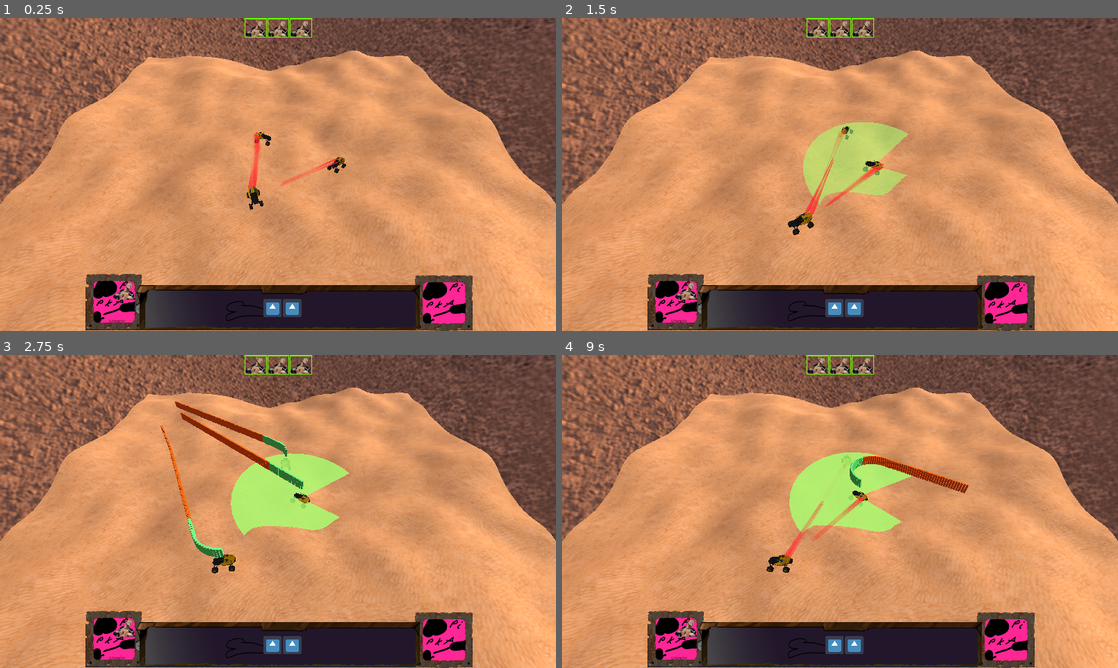
Above: before the commit, frames 1-4 (two rows, left to right).
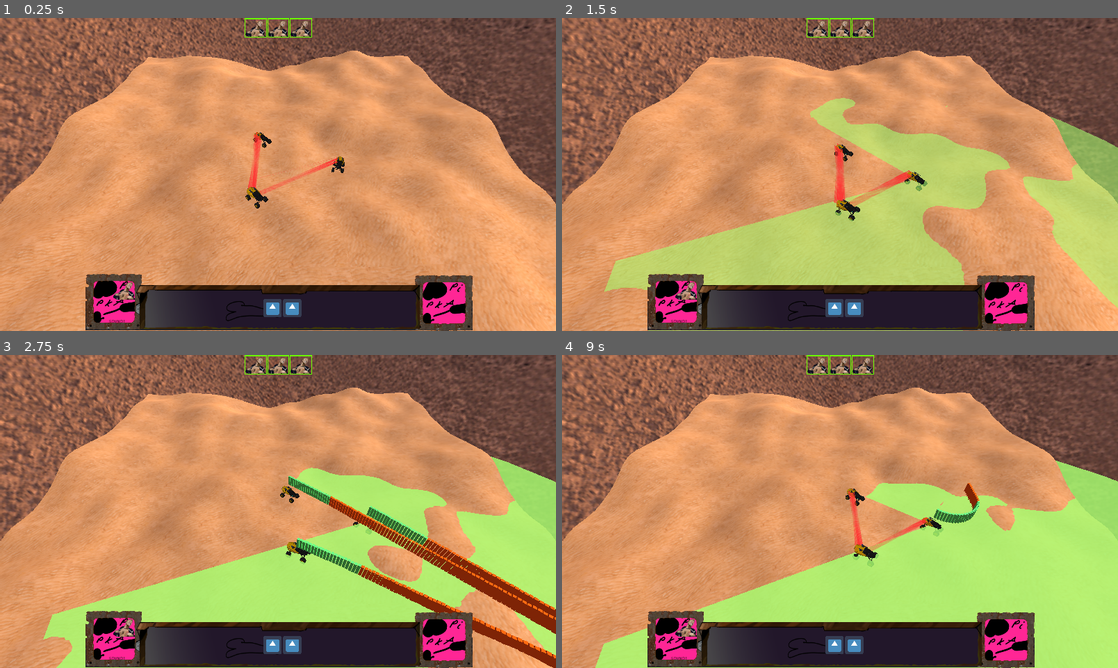
Above: after the commit, the same moments.

Repository: RealmHost002/game_about_desert_and_corovans
Game: Godot game, scene res://main.tscn
The game is run twice, just before and just after one commit, with the same random seed, the same clock (stepped at 60 frames per second) and the same inputs. The engine's default icon, where the game draws it, is replaced by a stand-in: a white triangle on a blue panel in a dark square.
Inputs (mouse positions are in pixels of both pictures, inside the frame that each line leads up to):
- Up to frame 1 (0.25 s): no input
- Up to frame 2 (1.5 s): click (817, 27) at 0.52 s; click (834, 309) at 1.27 s
- Up to frame 3 (2.75 s): click (289, 646) at 2.02 s
- Up to frame 4 (9 s): click (817, 364) at 2.77 s; click (834, 646) at 3.5 s; click (834, 646) at 4.25 s; click (851, 646) at 5.02 s; click (817, 364) at 5.77 s; click (834, 646) at 6.52 s; click (834, 646) at 7.27 s; click (851, 646) at 8.02 s; tap Enter at 8.75 s; move the mouse to (962, 495) at 8.77 s; hold 1 (TEST_BUTTON_1) from 8.78 s (still down); click (962, 495) at 8.92 s

The runs differ from the first frame. In frame 1, 0.4% of the frame differs, in the area x 44-63%, y 36-62%; in frame 2, 24%; in frame 3, 28%; in frame 4, 29%, in the area x 6-100%, y 31-100%.

Commit message:
Useless

Diff:
--- a/car.gd
+++ b/car.gd
@@ -8,7 +8,7 @@
 var speed = 1
 var forward
 var right
-var destination = Vector3(0,0,0)
+var destination = Vector3(20,20,20)
 var rotation_speed = 1
 var abilities = ['weap', 'weap']
 
@@ -27,6 +27,7 @@
 
 # Called every frame. 'delta' is the elapsed time since the previous frame.
 func _process(delta):
+	print(self.global_transform.origin.y)
 	forward = (get_node("dirs/forward").global_transform.origin - self.global_transform.origin).normalized()
 	var angle_to_destination = forward.angle_to(destination - self.global_transform.origin)
 	self.rotate(Vector3(0,1,0), sign(forward.cross(destination - self.global_transform.origin).y) * delta * clamp(angle_to_destination, 0.5, 1) * rotation_speed)
--- a/main.tscn
+++ b/main.tscn
@@ -64,7 +64,7 @@
 [node name="Spatial" parent="cars" groups=[
 "ally",
 ] instance=ExtResource( 2 )]
-transform = Transform( 0.0835808, 0, -0.0549022, 0, 0.1, 0, 0.0549022, 0, 0.0835808, 12.7577, 2.15083, 11.1768 )
+transform = Transform( 0.0835808, 0, -0.0549022, 0, 0.1, 0, 0.0549022, 0, 0.0835808, 12.758, 2, 11.177 )
 
 [node name="Camera2" type="Camera" parent="cars/Spatial"]
 transform = Transform( 3.68222, 7.15444, -5.93761, 0, 6.38633, 7.69511, 9.29738, -2.83351, 2.35159, -27.069, 27.9106, 8.6294 )
@@ -72,7 +72,7 @@
 [node name="Spatial2" parent="cars" groups=[
 "ally",
 ] instance=ExtResource( 2 )]
-transform = Transform( 0.0383924, 0, 0.0923365, 0, 0.1, 0, -0.0923365, 0, 0.0383924, 8.98155, 2.15083, 9.75619 )
+transform = Transform( 0.0383924, 0, 0.0923365, 0, 0.1, 0, -0.0923365, 0, 0.0383924, 8.982, 2, 9.756 )
 
 [node name="Camera2" type="Camera" parent="cars/Spatial2"]
 transform = Transform( 3.68222, 7.15444, -5.93761, 0, 6.38633, 7.69511, 9.29738, -2.83351, 2.35159, -27.069, 27.9106, 8.6294 )
@@ -80,7 +80,7 @@
 [node name="SpatialE" parent="cars" groups=[
 "enemy",
 ] instance=ExtResource( 2 )]
-transform = Transform( 0.0866914, 0, 0.0498458, 0, 0.1, 0, -0.0498458, 0, 0.0866914, 9.01776, 2.15083, 13.1879 )
+transform = Transform( 0.0866914, 0, 0.0498458, 0, 0.1, 0, -0.0498458, 0, 0.0866914, 9.018, 2, 13.188 )
 
 [node name="Camera2" type="Camera" parent="cars/SpatialE"]
 transform = Transform( 3.68222, 7.15444, -5.93761, 0, 6.38633, 7.69511, 9.29738, -2.83351, 2.35159, -27.069, 27.9106, 8.6294 )
--- a/scripts/weapons/weapon.gd
+++ b/scripts/weapons/weapon.gd
@@ -6,7 +6,7 @@
 var is_active = false
 var camera
 var target = 0
-var distance = 3.0
+var distance = 10.0
 var path_to_fire_anim_node = "res://trash textures/laser_beam.tscn"
 var t = 0.0
 
@@ -71,6 +71,9 @@
 
 func activate():
 	constants.input_mode = 'target_select'
+
+#	get_node("area").global_transform.
+#	get_node("area").rotation_degrees.z = 0
 	get_node("area").get_surface_material(0).set_shader_param("death_zone1", death_zone)
 	get_node("area").show()
 	get_node("area").scale = Vector3(distance, distance, distance)
